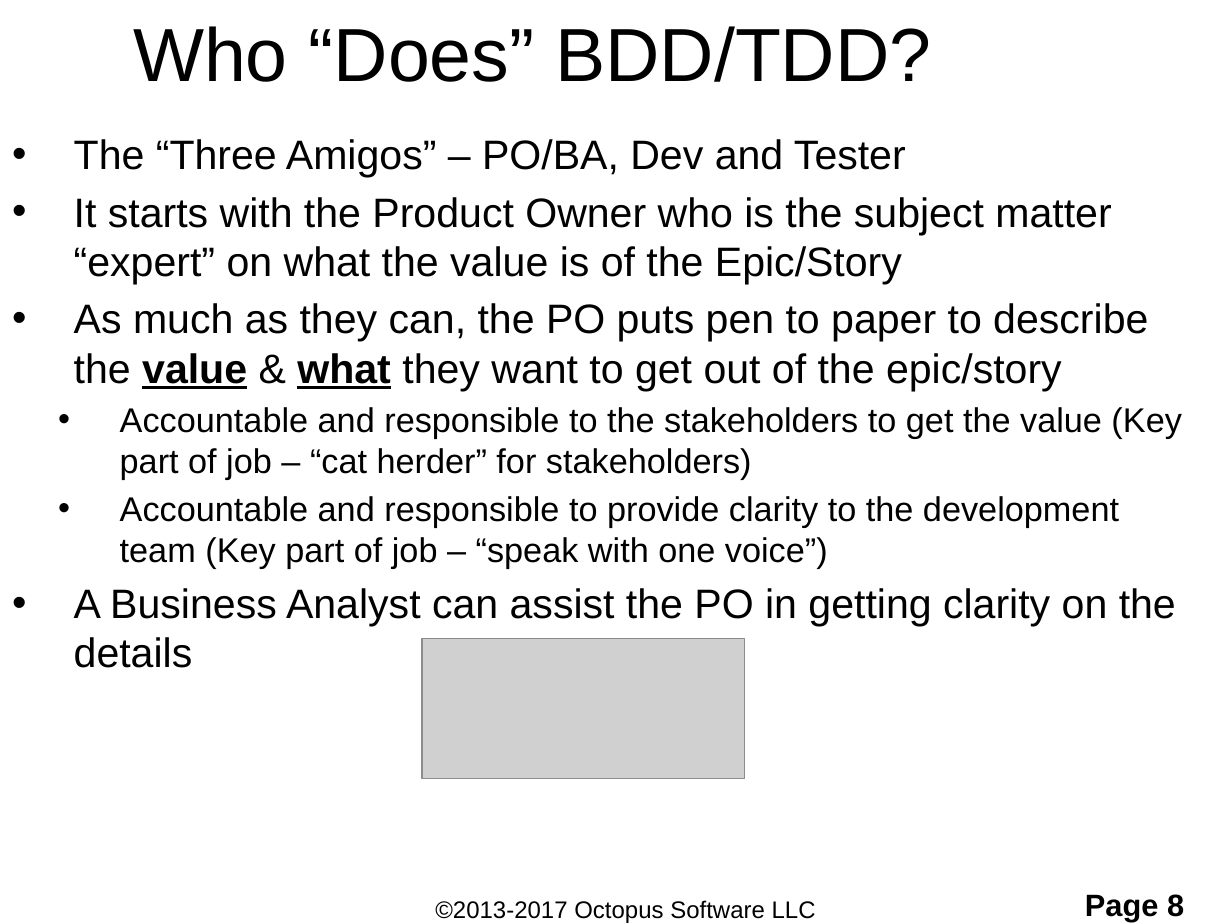
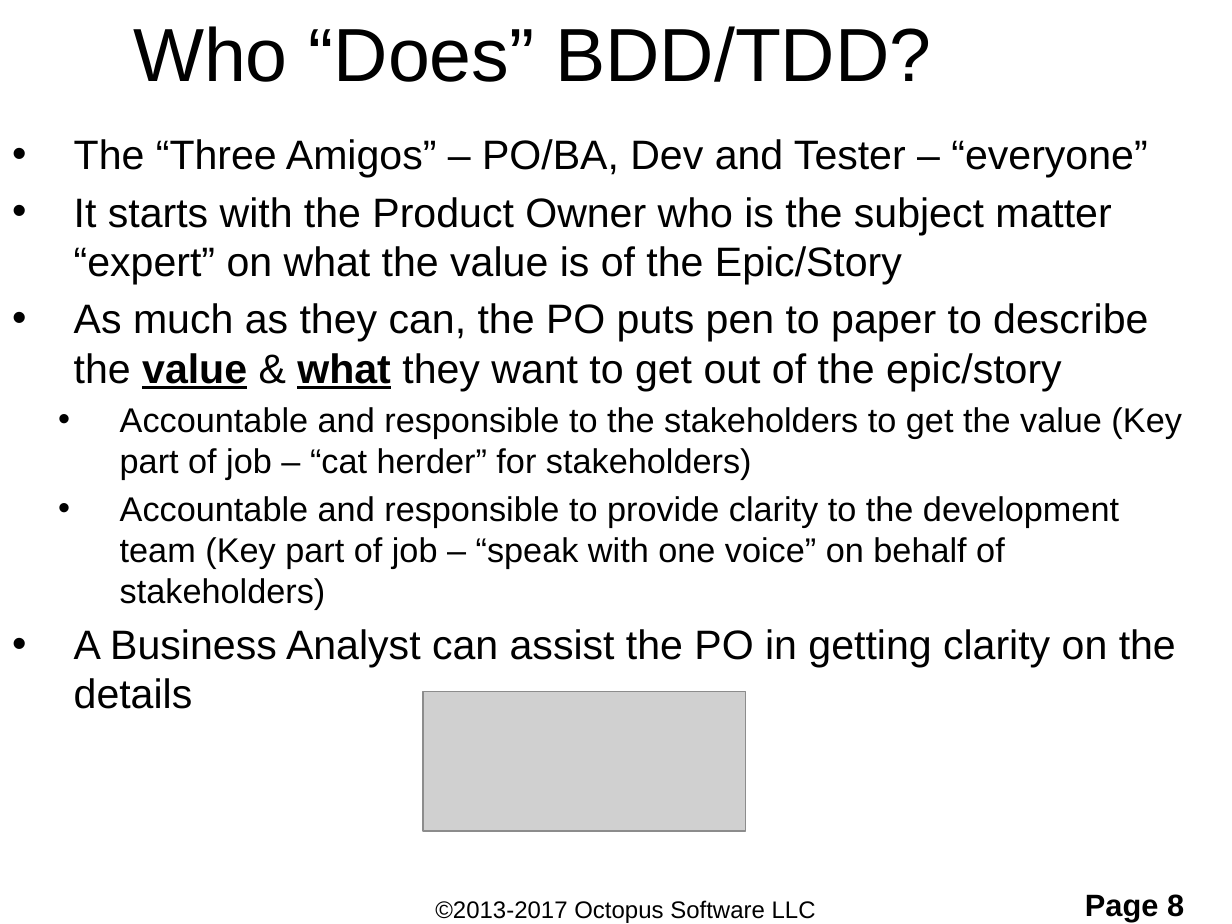
Before and after one commit to ShaneOctopus/RomanConversionStarting, a slide deck: slide 8 of workingFiles/TDD and BDD.pptx. Drawn at 1232x924 pixels with LibreOffice and Linux fonts; fonts in the diff are those of the drawing; grey boxes stand for pictures; background and template pictures are left out. Boxes give left, top, right and bottom in pixels: in the first picture for what was removed or moved away, otherwise in the second. Text is boxed around its words. In the diff, an @@ line names an element or a change of style, - is before the commit and + after.

```diff
--- a/workingFiles/TDD and BDD.pptx
+++ b/workingFiles/TDD and BDD.pptx
@@ text at box(74, 139, 1147, 177): text changed @@
-• The “Three Amigos” – PO/BA, Dev and Tester
+• The “Three Amigos” – PO/BA, Dev and Tester – “everyone”
@@ text at box(120, 496, 1119, 610): text changed @@
-  • Accountable and responsible to provide clarity to the development team (Key part of job – “speak with one voice”)
+  • Accountable and responsible to provide clarity to the development team (Key part of job – “speak with one voice” on behalf of stakeholders)
@@ picture: place and size @@
-picture at box(423, 638, 745, 779)
+picture at box(423, 691, 745, 832)
```
Also in this commit, not shown: 16 other slides changed, 1 slide added, 2 other files.
